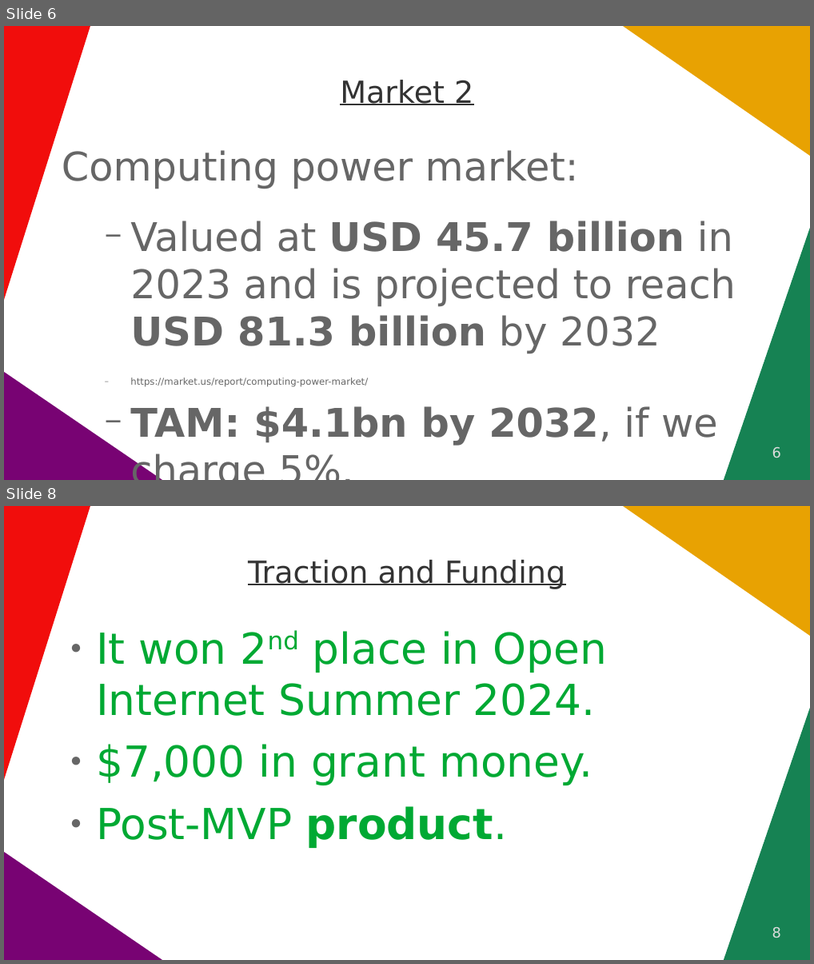
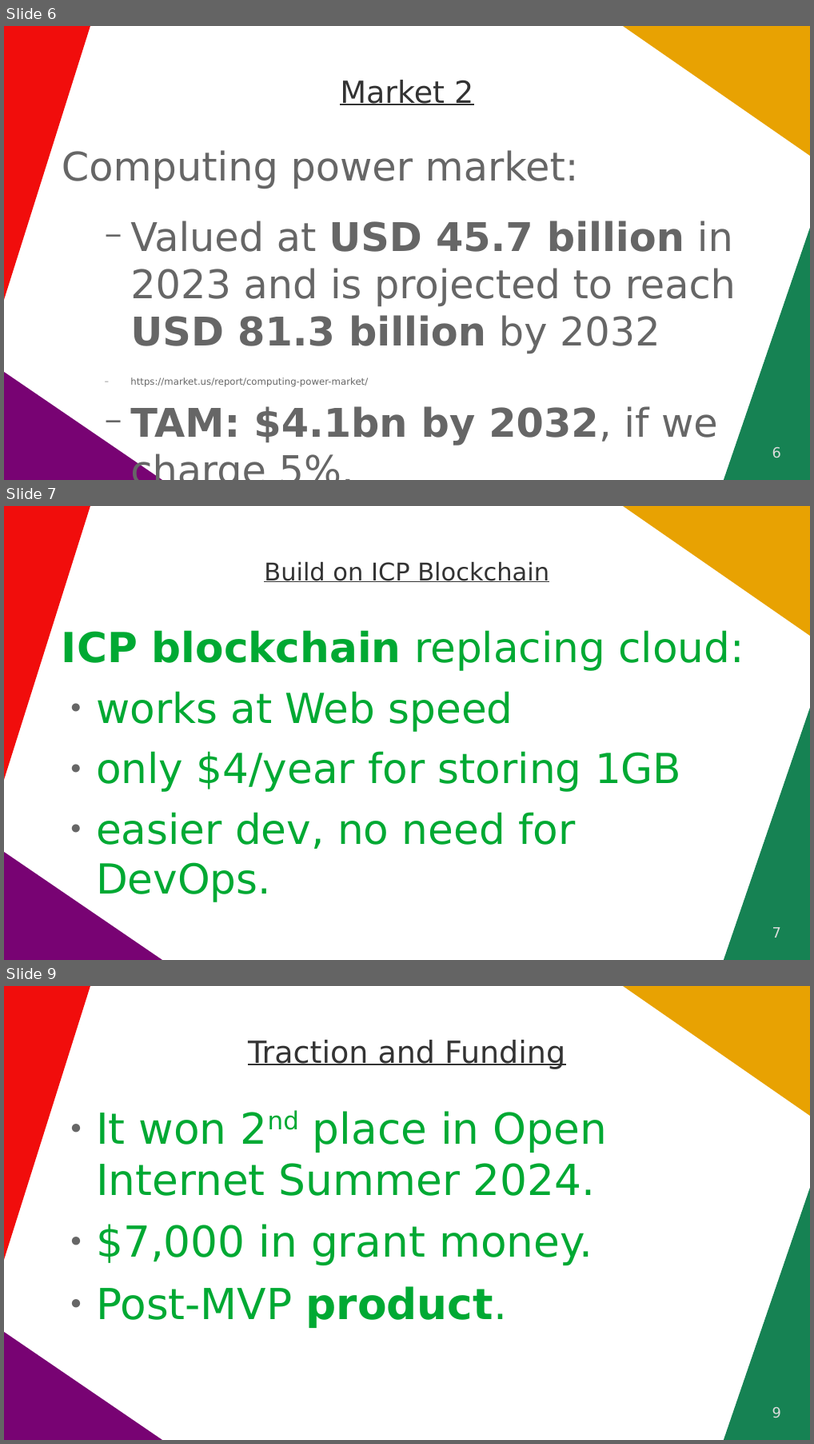
Before and after one commit to vporton/icp-package-manager, a slide deck: docs/long-pitchdeck.odp. Shown one above the other, each under a label of ours: slides 6 and 8 before the commit, slides 6, 7 and 9 after it; the slides between them are not shown. The pictures are 814x964 and 814x1444 pixels, drawn with LibreOffice and Linux fonts; fonts in the diff are those of the drawing. Boxes give left, top, right and bottom in pixels: in the first picture for what was removed or moved away, otherwise in the second. Text is boxed around its words. In the diff, an @@ line names an element or a change of style, - is before the commit and + after.

```diff
--- a/docs/long-pitchdeck.odp
+++ b/docs/long-pitchdeck.odp
@@ slide 7 added at [4, 506, 810, 960], background #FFFFFF; not listed: 4 template elements that a slide beside it also shows @@
@@ title added at [264, 562, 550, 582], 24 pt, text #333333, underline @@
+Build on ICP Blockchain
@@ text added at [62, 630, 744, 901], 40.7 pt, text #00A933 @@
+ICP blockchain replacing cloud:
+● works at Web speed
+● only $4/year for storing 1GB
+● easier dev, no need for DevOps.
@@ page number added at [773, 927, 782, 937], 14 pt, text #DDDDDD @@
+7
@@ what was slide 8 is now slide 9 @@
@@ page number at [773, 1407, 782, 1418]: text changed @@
-8
+9
```
Also in this commit, not shown: 1 slide changed, 1 other file.
